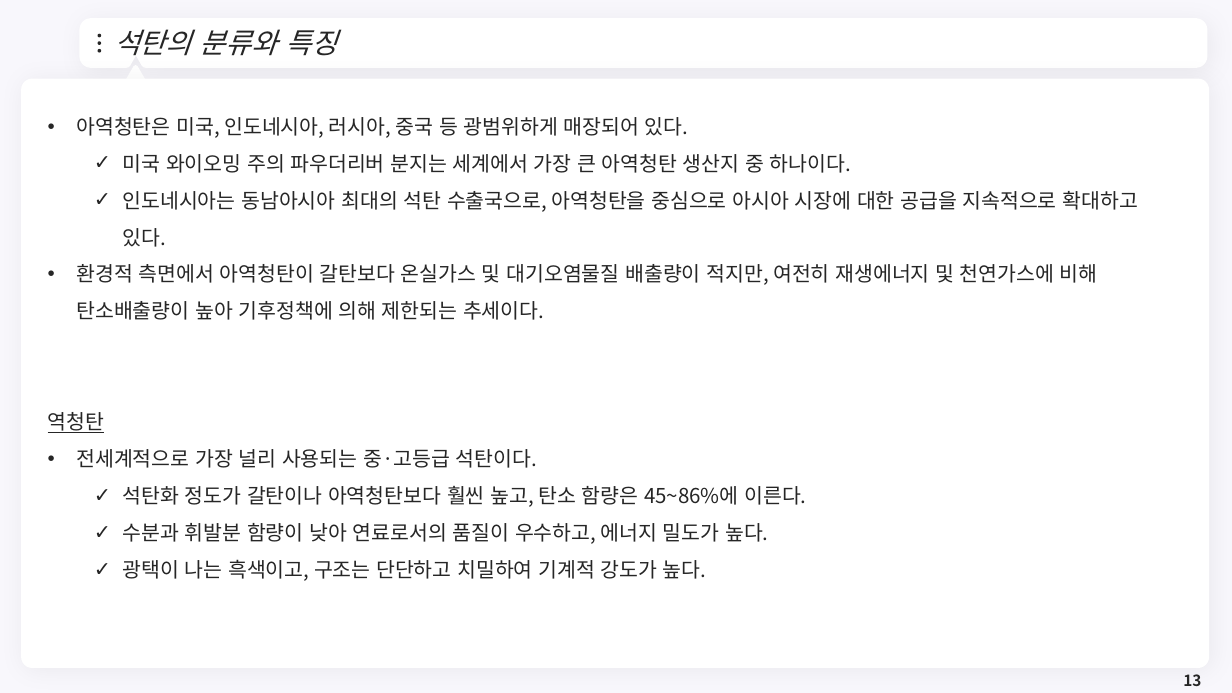
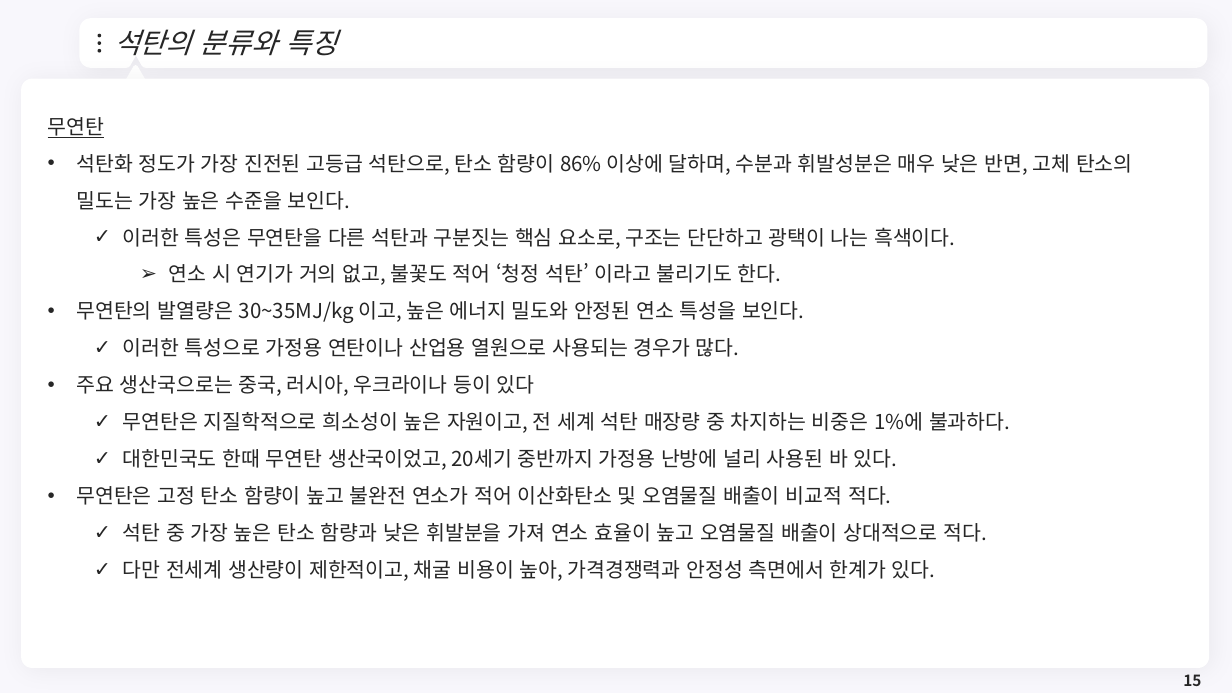
Before and after one commit to meandthey/Teaching, a slide deck: slide 15 of 에너지경제학/자원에너지경제학_Chapter_4 (석탄).pptx (slide 13 before the commit). Drawn at 1232x693 pixels with LibreOffice and Linux fonts; fonts in the diff are those of the drawing; background and template pictures are left out. Boxes give left, top, right and bottom in pixels: in the first picture for what was removed or moved away, otherwise in the second. Text is boxed around its words. In the diff, an @@ line names an element or a change of style, - is before the commit and + after.

```diff
--- a/에너지경제학/자원에너지경제학_Chapter_4 (석탄).pptx
+++ b/에너지경제학/자원에너지경제학_Chapter_4 (석탄).pptx
@@ text at bbox=[48, 117, 1133, 581]: text changed @@
-• 아역청탄은 미국, 인도네시아, 러시아, 중국 등 광범위하게 매장되어 있다.
-  ✓ 미국 와이오밍 주의 파우더리버 분지는 세계에서 가장 큰 아역청탄 생산지 중 하나이다.
-  ✓ 인도네시아는 동남아시아 최대의 석탄 수출국으로, 아역청탄을 중심으로 아시아 시장에 대한 공급을 지속적으로 확대하고 있다.
-• 환경적 측면에서 아역청탄이 갈탄보다 온실가스 및 대기오염물질 배출량이 적지만, 여전히 재생에너지 및 천연가스에 비해 탄소배출량이 높아 기후정책에 의해 제한되는 추세이다.
-역청탄
-• 전세계적으로 가장 널리 사용되는 중·고등급 석탄이다.
-  ✓ 석탄화 정도가 갈탄이나 아역청탄보다 훨씬 높고, 탄소 함량은 45~86%에 이른다.
-  ✓ 수분과 휘발분 함량이 낮아 연료로서의 품질이 우수하고, 에너지 밀도가 높다.
-  ✓ 광택이 나는 흑색이고, 구조는 단단하고 치밀하여 기계적 강도가 높다.
+무연탄
+• 석탄화 정도가 가장 진전된 고등급 석탄으로, 탄소 함량이 86% 이상에 달하며, 수분과 휘발성분은 매우 낮은 반면, 고체 탄소의 밀도는 가장 높은 수준을 보인다.
+  ✓ 이러한 특성은 무연탄을 다른 석탄과 구분짓는 핵심 요소로, 구조는 단단하고 광택이 나는 흑색이다.
+    ➢ 연소 시 연기가 거의 없고, 불꽃도 적어 ‘청정 석탄’ 이라고 불리기도 한다.
+• 무연탄의 발열량은 30~35MJ/kg 이고, 높은 에너지 밀도와 안정된 연소 특성을 보인다.
+  ✓ 이러한 특성으로 가정용 연탄이나 산업용 열원으로 사용되는 경우가 많다.
+• 주요 생산국으로는 중국, 러시아, 우크라이나 등이 있다
+  ✓ 무연탄은 지질학적으로 희소성이 높은 자원이고, 전 세계 석탄 매장량 중 차지하는 비중은 1%에 불과하다.
+  ✓ 대한민국도 한때 무연탄 생산국이었고, 20세기 중반까지 가정용 난방에 널리 사용된 바 있다.
+• 무연탄은 고정 탄소 함량이 높고 불완전 연소가 적어 이산화탄소 및 오염물질 배출이 비교적 적다.
+  ✓ 석탄 중 가장 높은 탄소 함량과 낮은 휘발분을 가져 연소 효율이 높고 오염물질 배출이 상대적으로 적다.
+  ✓ 다만 전세계 생산량이 제한적이고, 채굴 비용이 높아, 가격경쟁력과 안정성 측면에서 한계가 있다.
@@ page number at bbox=[1183, 674, 1201, 686]: text changed @@
-13
+15
```
Also in this commit, not shown: 3 other slides changed, 12 slides added.
